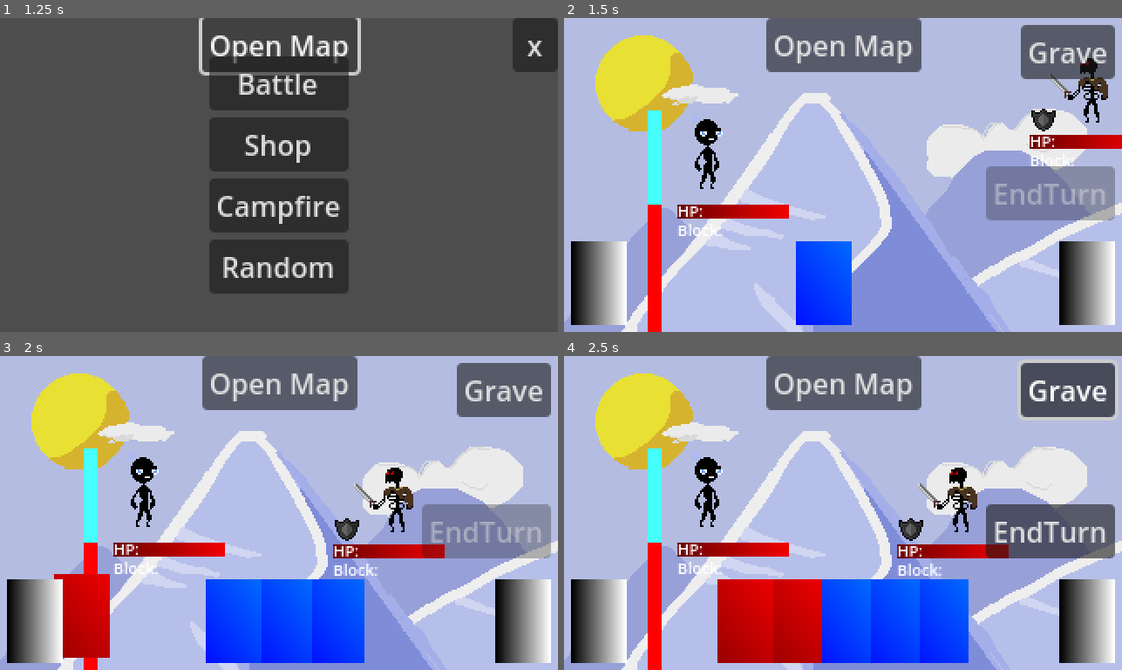
Above: before the commit, frames 1-4 (two rows, left to right).
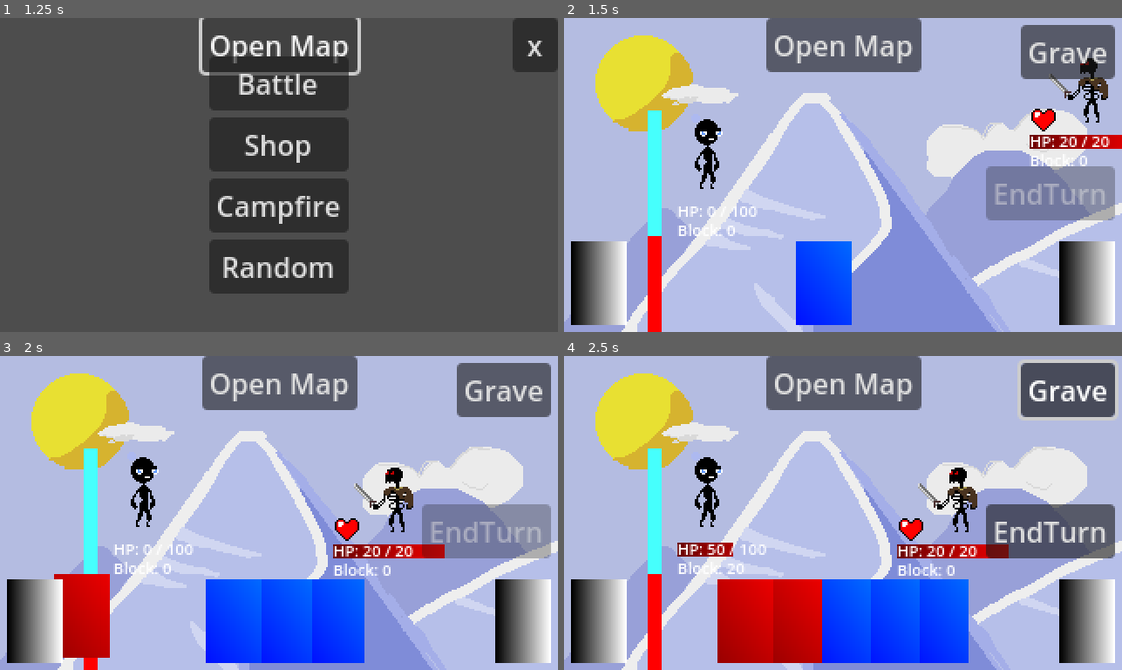
Above: after the commit, the same moments.

Repository: Morph1s/Psychopompos
Game: Godot game, scene res://scenes/main.tscn
Same seed, same stepped clock (60 frames per second), same inputs: the game is played once before the commit and once after it.
Inputs:
- Up to frame 1 (1.25 s): click "Open Map" at 0.5 s
- Up to frame 2 (1.5 s): click "Battle" at 1.25 s
- Up to frame 3 (2 s): no input
- Up to frame 4 (2.5 s): click "Grave" at 2 s

Frame 1 is identical in both runs. In frame 2, 1.5% of the frame differs, in the area x 15-98%, y 28-70%; in frame 3, 1.5%, in the area x 15-75%, y 51-70%; in frame 4, 1.2%.

Commit message:
feat: 100 reactive hud Changed the HUD to be reactive on stat changes closes #100

Diff:
--- /dev/null
+++ b/assets/graphics/ui/normal_attack.tres
@@ -0,0 +1,18 @@
+[gd_resource type="Resource" script_class="EnemyAction" load_steps=6 format=3 uid="uid://ev37vnfhspoc"]
+
+[ext_resource type="Script" uid="uid://b6oq0afvg0fhl" path="res://scripts/custom_resources/action.gd" id="1_64n7s"]
+[ext_resource type="Script" uid="uid://gsab2qn21okq" path="res://scripts/custom_resources/attack_action.gd" id="2_31qi6"]
+[ext_resource type="Texture2D" uid="uid://bl1fisqld1jpr" path="res://assets/graphics/ui/placeholder_intent_block.png" id="3_pyuip"]
+[ext_resource type="Script" uid="uid://djsgq2wlihskl" path="res://scripts/custom_resources/enemy_action.gd" id="4_i0137"]
+
+[sub_resource type="Resource" id="Resource_f60a5"]
+script = ExtResource("2_31qi6")
+damage_stat = 10
+target_type = 0
+metadata/_custom_type_script = "uid://gsab2qn21okq"
+
+[resource]
+script = ExtResource("4_i0137")
+intent_sprite = ExtResource("3_pyuip")
+action_catalogue = Array[ExtResource("1_64n7s")]([SubResource("Resource_f60a5")])
+metadata/_custom_type_script = "uid://djsgq2wlihskl"
--- a/resources/enemies/normal_attack.tres
+++ /dev/null
@@ -1,16 +0,0 @@
-[gd_resource type="Resource" script_class="EnemyAction" load_steps=5 format=3 uid="uid://ev37vnfhspoc"]
-
-[ext_resource type="Script" uid="uid://b6oq0afvg0fhl" path="res://scripts/custom_resources/action.gd" id="1_kd44m"]
-[ext_resource type="Script" uid="uid://gsab2qn21okq" path="res://scripts/custom_resources/attack_action.gd" id="2_cc8lm"]
-[ext_resource type="Script" uid="uid://djsgq2wlihskl" path="res://scripts/custom_resources/enemy_action.gd" id="2_lb0yl"]
-
-[sub_resource type="Resource" id="Resource_f60a5"]
-script = ExtResource("2_cc8lm")
-damage_stat = 10
-target_type = 0
-metadata/_custom_type_script = "uid://gsab2qn21okq"
-
-[resource]
-script = ExtResource("2_lb0yl")
-action_catalogue = Array[ExtResource("1_kd44m")]([SubResource("Resource_f60a5")])
-metadata/_custom_type_script = "uid://djsgq2wlihskl"
--- a/resources/enemies/swift_attack.tres
+++ b/resources/enemies/swift_attack.tres
@@ -1,9 +1,10 @@
-[gd_resource type="Resource" script_class="EnemyAction" load_steps=7 format=3 uid="uid://kfo4jefrvumr"]
+[gd_resource type="Resource" script_class="EnemyAction" load_steps=8 format=3 uid="uid://kfo4jefrvumr"]
 
 [ext_resource type="Script" uid="uid://b6oq0afvg0fhl" path="res://scripts/custom_resources/action.gd" id="1_sqapn"]
 [ext_resource type="Script" uid="uid://djsgq2wlihskl" path="res://scripts/custom_resources/enemy_action.gd" id="2_8o47x"]
 [ext_resource type="Script" uid="uid://gsab2qn21okq" path="res://scripts/custom_resources/attack_action.gd" id="2_op2l1"]
 [ext_resource type="Script" uid="uid://riw8fvdo6pdh" path="res://scripts/custom_resources/defend_action.gd" id="3_kxpjv"]
+[ext_resource type="Texture2D" uid="uid://cm6yrlsnlwqhb" path="res://assets/graphics/ui/placeholder_intent_damage.png" id="4_kxpjv"]
 
 [sub_resource type="Resource" id="Resource_g848u"]
 script = ExtResource("2_op2l1")
@@ -19,5 +20,6 @@
 
 [resource]
 script = ExtResource("2_8o47x")
+intent_sprite = ExtResource("4_kxpjv")
 action_catalogue = Array[ExtResource("1_sqapn")]([SubResource("Resource_g848u"), SubResource("Resource_u633v")])
 metadata/_custom_type_script = "uid://djsgq2wlihskl"
--- a/resources/enemies/test_enemy.tres
+++ b/resources/enemies/test_enemy.tres
@@ -3,8 +3,9 @@
 [ext_resource type="Script" uid="uid://djsgq2wlihskl" path="res://scripts/custom_resources/enemy_action.gd" id="1_xdanq"]
 [ext_resource type="Script" uid="uid://bq170hnpyow8i" path="res://scripts/custom_resources/enemy_stats.gd" id="2_7egoo"]
 [ext_resource type="Texture2D" uid="uid://iuh6i3lik22h" path="res://assets/graphics/enemies/placeholder_enemy.png" id="2_318jf"]
-[ext_resource type="Resource" uid="uid://ev37vnfhspoc" path="res://resources/enemies/normal_attack.tres" id="2_irtgr"]
+[ext_resource type="Resource" uid="uid://ev37vnfhspoc" path="res://assets/graphics/ui/normal_attack.tres" id="2_irtgr"]
 [ext_resource type="Resource" uid="uid://kfo4jefrvumr" path="res://resources/enemies/swift_attack.tres" id="3_lbsk5"]
+
 
 [resource]
 script = ExtResource("2_7egoo")
--- a/scenes/characters/character.tscn
+++ b/scenes/characters/character.tscn
@@ -4,8 +4,9 @@
 [ext_resource type="PackedScene" uid="uid://bye227bai3ofb" path="res://scenes/ui/player_hud.tscn" id="2_1bdar"]
 [ext_resource type="PackedScene" uid="uid://cc705r0vhke8v" path="res://scenes/modifiers/modifier_handler.tscn" id="3_e22cc"]
 
-[node name="Character" type="Node2D" groups=["player"]]
+[node name="Character" type="Node2D" node_paths=PackedStringArray("player_hud") groups=["player"]]
 script = ExtResource("1_x31xa")
+player_hud = NodePath("PlayerHud")
 
 [node name="CharacterImage" type="Sprite2D" parent="."]
 
--- a/scenes/enemy/enemy.tscn
+++ b/scenes/enemy/enemy.tscn
@@ -8,8 +8,9 @@
 [sub_resource type="RectangleShape2D" id="RectangleShape2D_40wdo"]
 size = Vector2(49.5, 51)
 
-[node name="Enemy" type="Area2D" groups=["enemy"]]
+[node name="Enemy" type="Area2D" node_paths=PackedStringArray("enemy_hud") groups=["enemy"]]
 script = ExtResource("1_4a83h")
+enemy_hud = NodePath("EnemyHud")
 
 [node name="EnemyImage" type="Sprite2D" parent="."]
 texture = ExtResource("2_a3pup")
--- a/scenes/ui/enemy_hud.tscn
+++ b/scenes/ui/enemy_hud.tscn
@@ -2,7 +2,7 @@
 
 [ext_resource type="PackedScene" uid="uid://qm4xvb6vqwt6" path="res://scenes/ui/entity_hud.tscn" id="1_n2lff"]
 [ext_resource type="Script" uid="uid://bxuhfcqhnwde" path="res://scripts/ui/enemy_hud.gd" id="2_84853"]
-[ext_resource type="Texture2D" uid="uid://bl1fisqld1jpr" path="res://assets/graphics/ui/placeholder_intent_block.png" id="3_aiwmg"]
+[ext_resource type="Texture2D" uid="uid://yjnkmlp7fc4r" path="res://assets/graphics/ui/placeholder_intent_heal.png" id="3_aiwmg"]
 
 [node name="EnemyHud" instance=ExtResource("1_n2lff")]
 script = ExtResource("2_84853")
@@ -12,4 +12,5 @@
 offset_top = -16.0
 offset_right = 16.0
 pivot_offset = Vector2(8, 4)
+mouse_filter = 2
 texture = ExtResource("3_aiwmg")
--- a/scenes/ui/entity_hud.tscn
+++ b/scenes/ui/entity_hud.tscn
@@ -20,13 +20,15 @@
 anchors_preset = 0
 offset_top = 41.0
 offset_right = 40.0
-offset_bottom = 81.0
+offset_bottom = 61.0
+mouse_filter = 2
 script = ExtResource("1_qf4hu")
 
 [node name="HpBar" type="TextureProgressBar" parent="."]
 layout_mode = 0
 offset_right = 64.0
 offset_bottom = 8.0
+mouse_filter = 2
 value = 100.0
 texture_progress = SubResource("GradientTexture2D_elymy")
 
--- a/scenes/ui/player_hud.tscn
+++ b/scenes/ui/player_hud.tscn
@@ -5,7 +5,7 @@
 
 [sub_resource type="Gradient" id="Gradient_31ty4"]
 interpolation_mode = 1
-offsets = PackedFloat32Array(0, 0.623)
+offsets = PackedFloat32Array(0, 0.498182)
 colors = PackedColorArray(1, 0, 0, 1, 0.278431, 1, 0.992157, 1)
 
 [sub_resource type="GradientTexture2D" id="GradientTexture2D_u16pa"]
@@ -17,7 +17,7 @@
 offset_left = 20.0
 offset_top = 130.0
 offset_right = 60.0
-offset_bottom = 170.0
+offset_bottom = 150.0
 script = ExtResource("2_31ty4")
 
 [node name="HpBar" parent="." index="0"]
@@ -50,16 +50,7 @@
 offset_right = 137.0
 offset_bottom = 90.0
 rotation = -1.5708
-min_value = -5.0
+min_value = -3.0
 max_value = 3.0
 value = 3.0
 texture_progress = SubResource("GradientTexture2D_u16pa")
-
-[node name="Label" type="Label" parent="EnergyBar" index="0"]
-layout_mode = 0
-offset_left = 51.0
-offset_top = -7.0
-offset_right = 104.0
-offset_bottom = 16.0
-rotation = 1.5708
-pivot_offset = Vector2(26, 11)
--- a/scripts/battle/battle.gd
+++ b/scripts/battle/battle.gd
@@ -4,8 +4,11 @@
 @onready var card_handler: CardHandler = $CardHandler
 @onready var enemy_handler: EnemyHandler = $EnemyHandler
 @onready var state_machine: StateMachine = $StateMachine
+@onready var player_character: Character = $PlayerCharacter
+
 
 func _ready() -> void:
+	player_character.initialize()
 	card_handler.initialize()
 	enemy_handler.initialize()
 	state_machine.initialize()
--- a/scripts/characters/player.gd
+++ b/scripts/characters/player.gd
@@ -2,6 +2,7 @@
 extends Node2D
 
 @export var stats : PlayerStats
+@export var player_hud: PlayerHud
 
 @onready var modifier_handler: ModifierHandler = $ModifierHandler
 
@@ -14,3 +15,38 @@
 
 func gain_block(gain_block: int) -> void:
 	stats.block += gain_block
+
+func initialize() -> void:
+	stats.initialize()
+
+	# Connecting Signals
+	stats.died.connect(_on_died)
+	stats.energy_changed.connect(_on_energy_changed)
+	stats.hitpoints_changed.connect(_on_hitpoints_changed)
+	stats.block_changed.connect(_on_block_changed)
+
+	await get_tree().create_timer(1).timeout
+
+	stats.maximum_hitpoints = 100
+	stats.current_hitpoints = 50
+	stats.block = 20
+	stats.current_energy = 2
+
+#region Signal methods
+func _on_died() -> void:
+	print("Player died")
+
+func _on_energy_changed(new_energy: int, maximum_energy: int, maximum_energy_deficit: int) -> void:
+	player_hud.set_current_energy(new_energy)
+	player_hud.set_max_energy(maximum_energy)
+	player_hud.set_max_energy_deficit(maximum_energy_deficit)
+	print("Player Energy changed")
+
+func _on_hitpoints_changed(new_hp: int, max_hp: int) -> void:
+	player_hud.set_current_hp(new_hp)
+	player_hud.set_max_hp(max_hp)
+	print("Player HP changed")
+
+func _on_block_changed(new_block: int) -> void:
+	player_hud.set_block(new_block)
+#endregion
--- a/scripts/custom_resources/enemy_stats.gd
+++ b/scripts/custom_resources/enemy_stats.gd
@@ -1,5 +1,8 @@
 class_name EnemyStats
 extends EntityStats
+
+# Signals
+signal intent_changed(new_intent: Texture)
 
 enum ActionPattern {
 	RANDOM,
@@ -15,3 +18,14 @@
 	for action in actions:
 		for action_instance in action.action_catalogue:
 			action_instance.modifier_handler = modifier_handler
+
+var _current_intent: Texture = null
+var current_intent: Texture:
+	set(value):
+		if _current_intent != value:
+			_current_intent = value
+			intent_changed.emit(_current_intent)
+
+func initialize() -> void:
+	print("enemy initialized")
+	super.initialize()
--- a/scripts/custom_resources/entity_stats.gd
+++ b/scripts/custom_resources/entity_stats.gd
@@ -1,26 +1,44 @@
 class_name EntityStats
 extends Resource
+
+signal hitpoints_changed(new_hp: int, max_hp: int)
+signal block_changed(new_block: int)
+signal died()
+
 
 @export var maximum_hitpoints: int = 1:
 	set(value):
 		maximum_hitpoints = value
 		current_hitpoints = clamp(current_hitpoints, 0, maximum_hitpoints) # limit hp if maxhp get reduced
 		# call stats changed eventbus
+		hitpoints_changed.emit(current_hitpoints, maximum_hitpoints)
 
 var current_hitpoints: int = 1:
 	set(value):
+		var old_hp = current_hitpoints
 		current_hitpoints = clamp(value, 0, maximum_hitpoints)
+		if old_hp != current_hitpoints:
+			hitpoints_changed.emit(current_hitpoints, maximum_hitpoints)
+
 		if current_hitpoints == 0:
 			# signal death
+			died.emit()
 			print("unit_died")
 		# call stats changed eventbus
 var block: int = 0:
 	set(value):
+		print("changing block")
+		var old_block = block
 		block = clamp(value, 0, 999)
+		if old_block != block:
+			print("changed block")
+			block_changed.emit(block)
 		# call stats changed eventbus
 
 func initialize() -> void:
 	current_hitpoints = maximum_hitpoints
+	hitpoints_changed.emit(current_hitpoints, maximum_hitpoints)
+	block_changed.emit(block)
 
 func create_instance() -> EntityStats:
 	var new_entity = self.duplicate()
@@ -39,6 +57,7 @@
 		# play blocked animation
 
 	block -= damage_value
+	block_changed.emit(block)
 
 func lose_hp(hp_loss) -> void:
 	current_hitpoints -= hp_loss
--- a/scripts/custom_resources/player_stats.gd
+++ b/scripts/custom_resources/player_stats.gd
@@ -1,13 +1,34 @@
 class_name PlayerStats
 extends EntityStats
 
+signal energy_changed(new_energy: int, maximum_energy: int, maximum_energy_deficit)
+
 @export var maximum_energy: int = 3:
 	set(value):
+		var old_maximum_energy = maximum_energy
 		maximum_energy = value
-		# call stats changed eventbus
+		_check_energy_limits()
+
+		if old_maximum_energy != maximum_energy:
+			energy_changed.emit(current_energy, maximum_energy, maximum_energy_deficit)
+
 @export var maximum_energy_deficit: int = 3:
 	set(value):
+		var old_maximum_energy_deficit = maximum_energy_deficit
 		maximum_energy_deficit = value
-		# call stats changed eventbus
+		_check_energy_limits()
 
-var current_energy: int = maximum_energy
+		if old_maximum_energy_deficit != maximum_energy_deficit:
+			energy_changed.emit(current_energy, maximum_energy, maximum_energy_deficit)
+
+var current_energy: int = 0:
+	set(value):
+		var old_energy = current_energy
+		current_energy = clamp(value,-maximum_energy_deficit, maximum_energy)
+		print("Trying to change current Energy")
+		if old_energy != current_energy:
+			energy_changed.emit(current_energy, maximum_energy, maximum_energy_deficit)
+
+# To limit current energy if it's e.g bigger than max_energy or smaller than deficit
+func _check_energy_limits() -> void:
+	current_energy = clamp(current_energy, -maximum_energy_deficit, maximum_energy)
--- a/scripts/enemy/enemy.gd
+++ b/scripts/enemy/enemy.gd
@@ -4,6 +4,7 @@
 signal action_resolved
 
 @export var stats: EnemyStats
+@export var enemy_hud: EnemyHud
 
 @onready var image: Sprite2D = $EnemyImage
 @onready var shape: CollisionShape2D = $EnemyShape
@@ -18,6 +19,16 @@
 	stats.set_modifier_handler(modifier_handler)
 	image.texture = stats.enemy_sprite
 	shape.shape.size = image.texture.get_size()
+
+	# Connecting Signals
+	stats.intent_changed.connect(_on_intent_changed)
+	stats.hitpoints_changed.connect(_on_hitpoints_changed)
+	stats.block_changed.connect(_on_block_changed)
+	stats.died.connect(_on_died)
+
+	_on_hitpoints_changed(stats.current_hitpoints, stats.maximum_hitpoints)
+	_on_block_changed(stats.block)
+
 
 func take_damage(damage_amount:int) -> void:
 	damage_amount = modifier_handler.modify_value(damage_amount, ModifierHandler.ModifiedValue.DAMAGE_TAKEN)
@@ -42,7 +53,6 @@
 			intent = 0
 	else:
 		intent = rng.randi_range(0,stats.actions.size())
-
 
 
 #region local functions
@@ -71,3 +81,18 @@
 	return to_return
 
 #endregion
+
+#region Signal Methods
+func _on_hitpoints_changed(new_hp: int, max_hp: int) -> void:
+	enemy_hud.set_current_hp(new_hp)
+	enemy_hud.set_max_hp(max_hp)
+
+func _on_block_changed(new_block) -> void:
+	enemy_hud.set_block(new_block)
+
+func _on_intent_changed(new_intent) -> void:
+	enemy_hud.set_intent(new_intent)
+
+func _on_died() -> void:
+	print("Enemy died")
+#endregion
--- a/scripts/ui/enemy_hud.gd
+++ b/scripts/ui/enemy_hud.gd
@@ -5,3 +5,9 @@
 
 func set_intent(texture: Texture) -> void:
 	intent_indicator.texture = texture
+
+func _update_display() -> void:
+	super._update_display()
+
+func initiliaze() -> void:
+	set_intent(preload("res://assets/graphics/ui/placeholder_intent_heal.png"))
--- a/scripts/ui/player_hud.gd
+++ b/scripts/ui/player_hud.gd
@@ -1,15 +1,31 @@
 class_name PlayerHud
 extends EntityHud
 
-var current_energy: int = 2
-var max_energy: int = 4
-var max_energy_deficit = -1
+var current_energy: int = 3
+var max_energy: int = 3
+var max_energy_deficit: int = -3
+
+@onready var energy_bar: TextureProgressBar = $EnergyBar
+@onready var energy_label_current: Label = $EnergyLabelCurrent
+
+func _ready() -> void:
+	_update_display()
 
 func set_current_energy(value: int) -> void:
 	current_energy = value
+	_update_display()
 
 func set_max_energy(value: int) -> void:
 	max_energy = value
+	_update_display()
 
 func set_max_energy_deficit(value: int) -> void:
 	max_energy_deficit = value
+	_update_display()
+
+func _update_display() -> void:
+	super._update_display()
+	print("Value: %d" % [current_energy])
+	energy_bar.value = current_energy
+	energy_bar.max_value = max_energy
+	energy_bar.min_value = -max_energy_deficit
Not shown, added: scenes/ui/run.tscn3643340538.tmp
Not shown, added: scenes/ui/run.tscn3648047691.tmp
